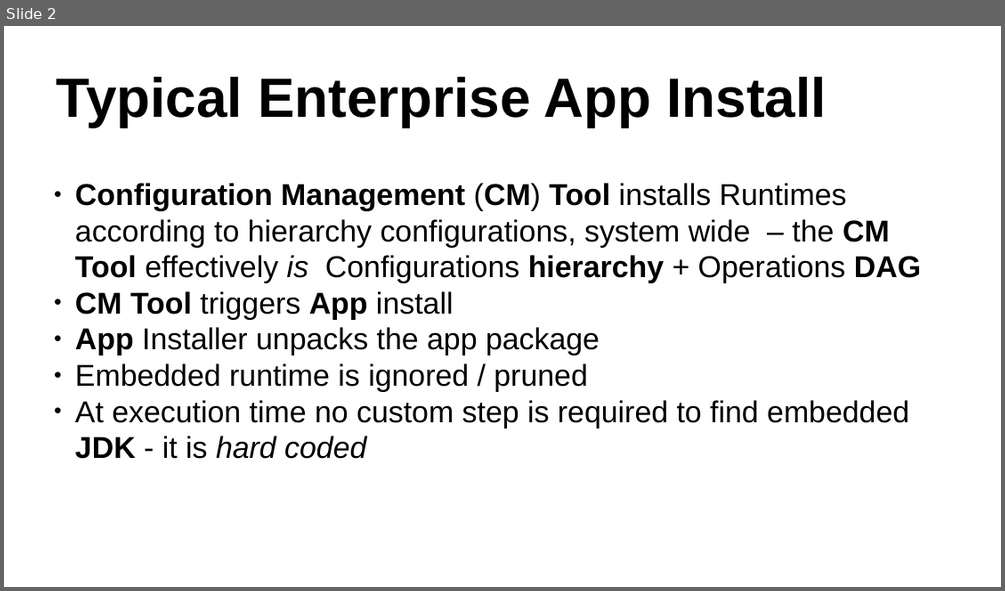
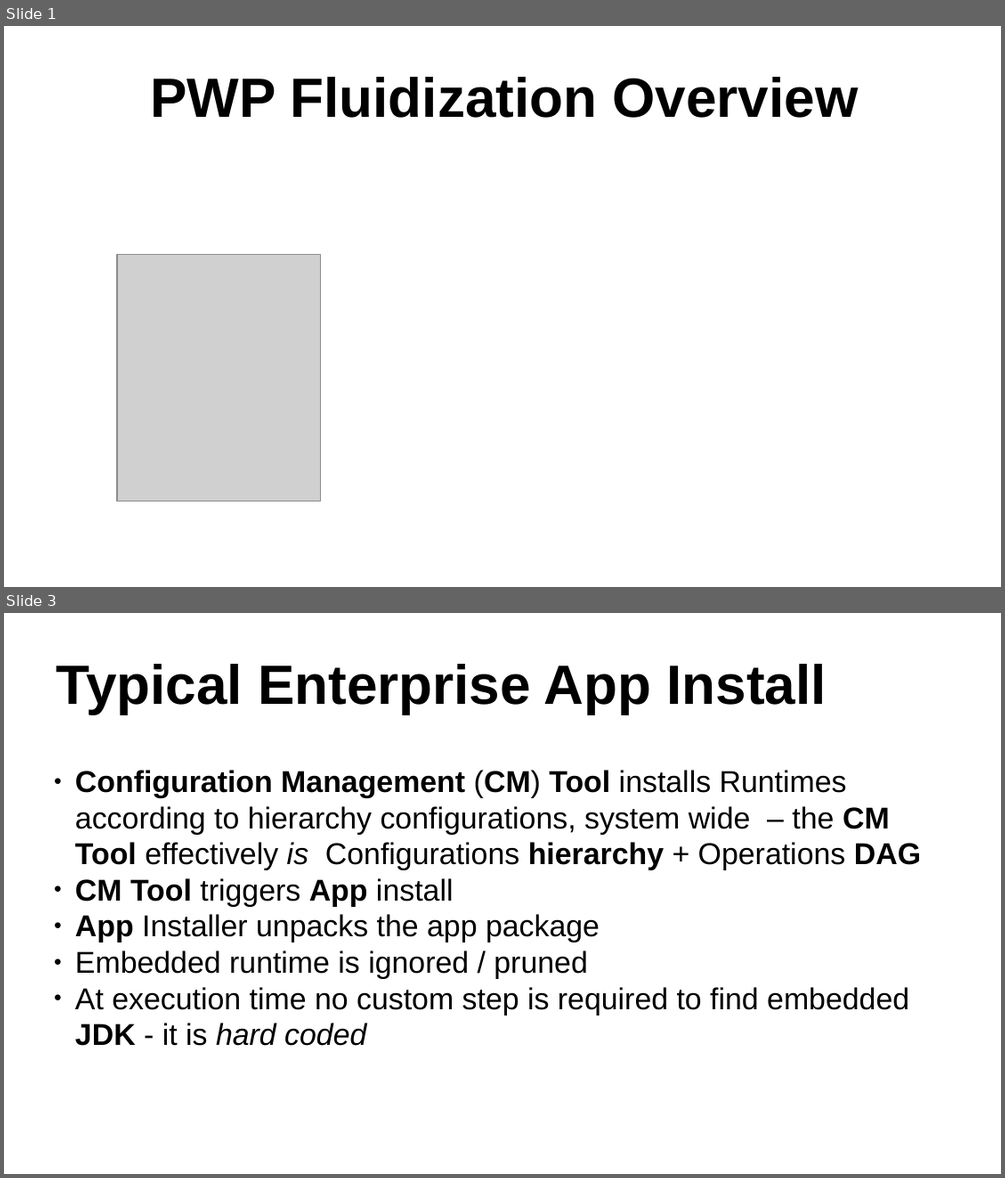
Before and after one commit to sergueik/selenium_java, a slide deck: yaml_config_extend/Process Fluidization.odp. Shown one above the other, each under a label of ours: slide 2 before the commit, slides 1 and 3 after it; the slides between them are not shown. The pictures are 1005x591 and 1005x1178 pixels, drawn with LibreOffice and Linux fonts; fonts in the diff are those of the drawing; grey boxes stand for pictures. Boxes give left, top, right and bottom in pixels: in the first picture for what was removed or moved away, otherwise in the second. Text is boxed around its words. In the diff, an @@ line names an element or a change of style, - is before the commit and + after.

```diff
--- a/yaml_config_extend/Process Fluidization.odp
+++ b/yaml_config_extend/Process Fluidization.odp
@@ slide 1 added at (x1=4, y1=26, x2=1001, y2=587), background #FFFFFF @@
@@ title added at (x1=151, y1=77, x2=858, y2=118), 44 pt, text #000000, bold @@
+PWP Fluidization Overview
@@ picture added at (x1=117, y1=255, x2=321, y2=501) @@
@@ what was slide 2 is now slide 3 @@
```
Also in this commit, not shown: 2 slides changed, 1 other slide added, 1 other file.
